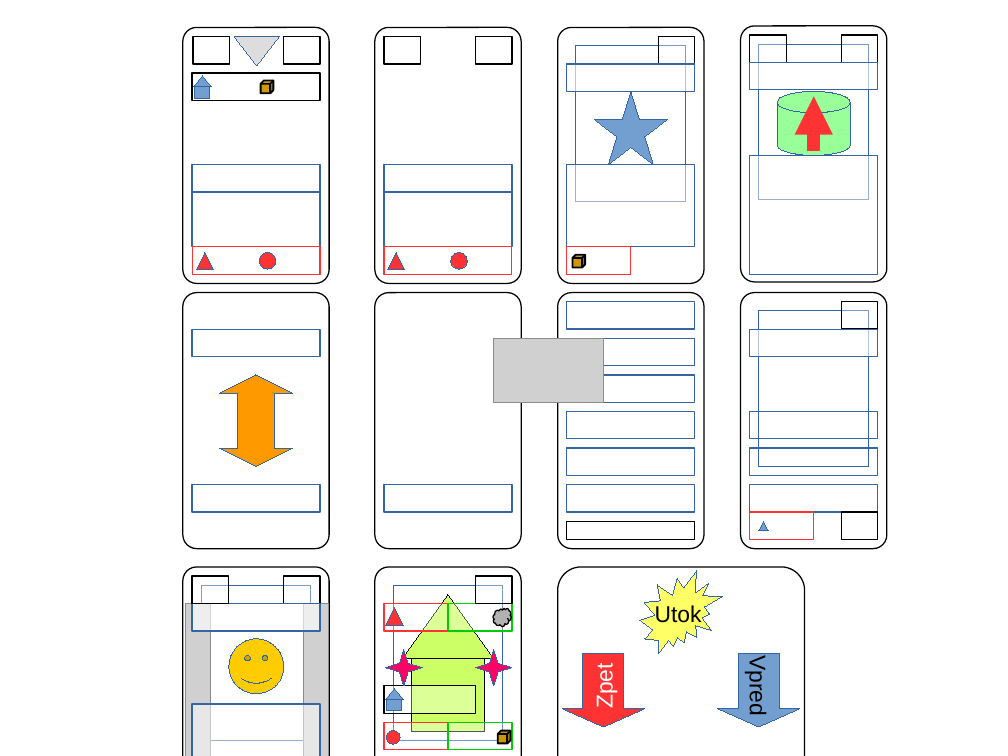
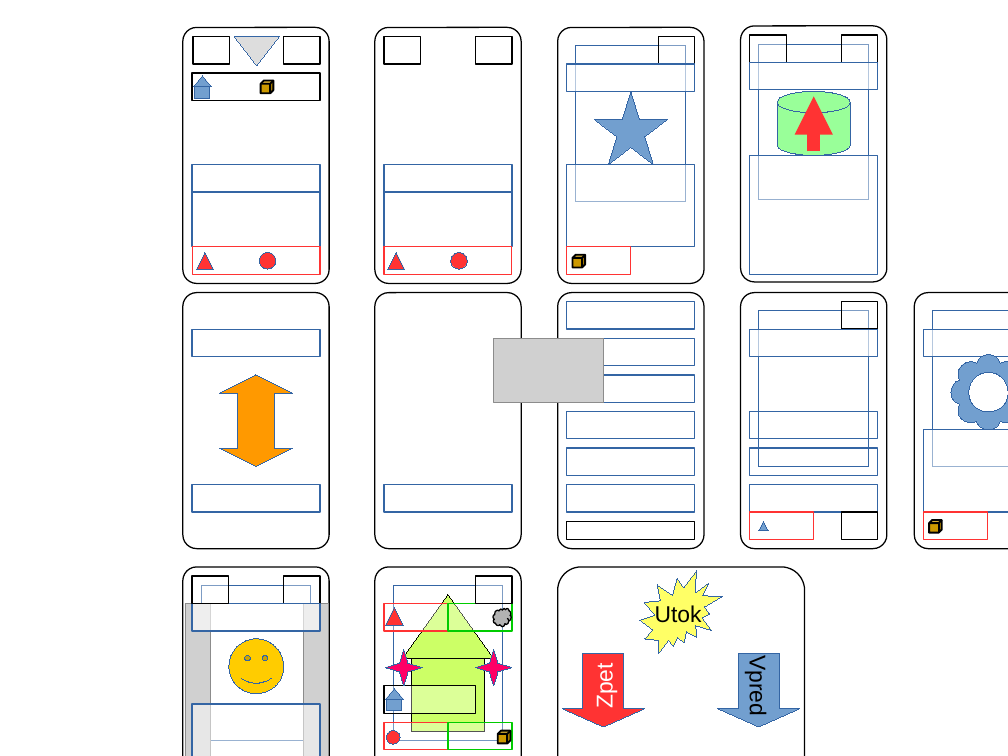
Before and after one commit to gdarai/HMSPhantomGame2018, a slide deck: slide 1 of zcCards/karta.odp. Drawn at 1008x756 pixels with LibreOffice and Linux fonts; fonts in the diff are those of the drawing; grey boxes stand for pictures. Boxes give left, top, right and bottom in pixels: in the first picture for what was removed or moved away, otherwise in the second. Text is boxed around its words. In the diff, an @@ line names an element or a change of style, - is before the commit and + after.

```diff
--- a/zcCards/karta.odp
+++ b/zcCards/karta.odp
@@ freeform shape added at bbox=[915, 293, 1008, 549], fill #FFFFFF, outline #000000 0.99 pt @@
@@ rectangle added at bbox=[924, 329, 1008, 357], fill #FFFFFF at 64% opacity, outline #3465A4 0.99 pt @@
@@ rectangle added at bbox=[933, 311, 1008, 466], fill #FFFFFF, outline #3465A4 0 pt @@
@@ freeform shape added at bbox=[951, 355, 1008, 430], fill #729FCF, outline #3465A4 0 pt @@
@@ rectangle added at bbox=[924, 430, 1008, 512], fill #FFFFFF at 50% opacity, outline #3465A4 0.99 pt @@
@@ rectangle added at bbox=[924, 512, 988, 540], outline #FF3333 0.99 pt @@
@@ cube added at bbox=[929, 520, 942, 533], fill #CC9900, outline #000000 1.5 pt @@
```
Also in this commit, not shown: 34 other files.
